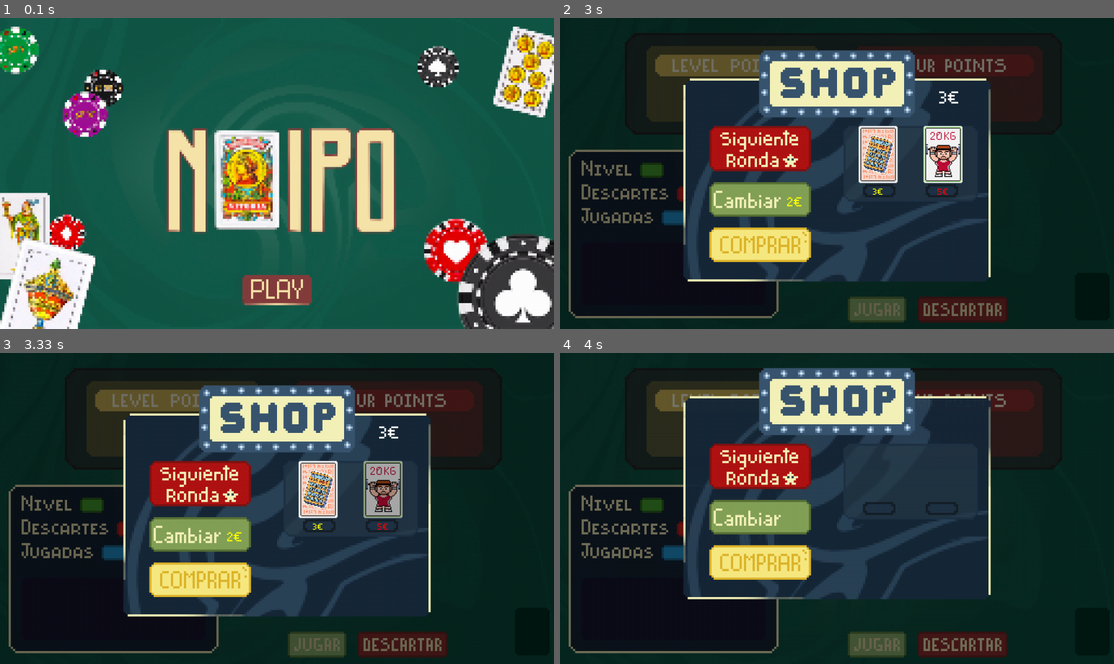
Above: before the commit, frames 1-4 (two rows, left to right).
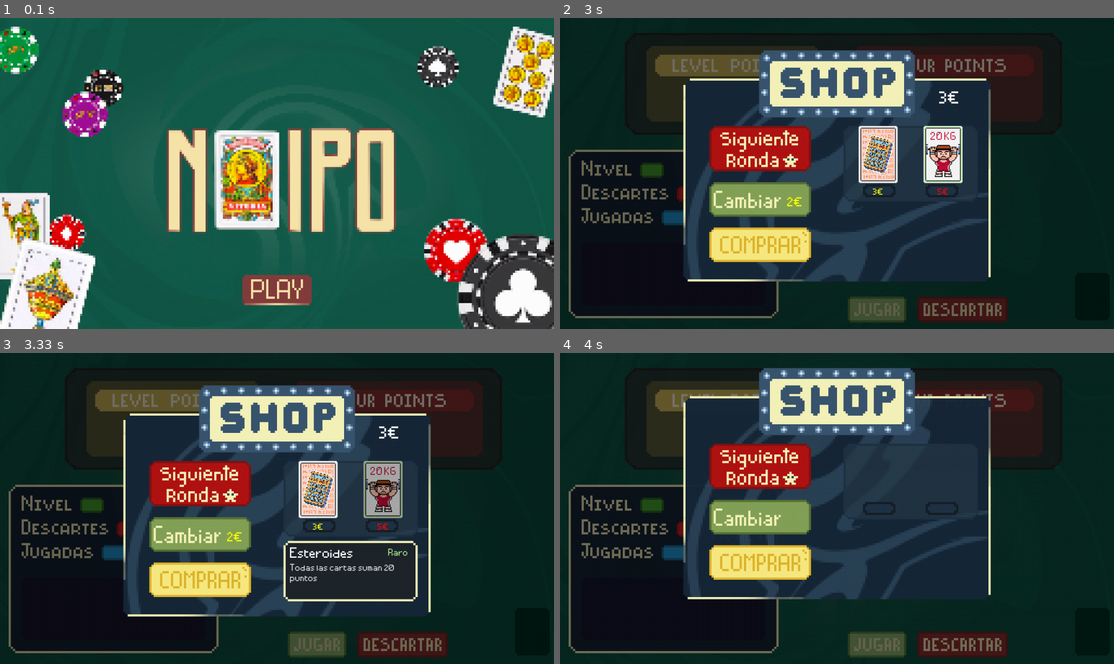
Above: after the commit, the same moments.

Repository: Hsandin7/Practica-TPA
Game: pygame game, started from main.py
Same seed, same stepped clock (60 frames per second), same inputs: the game is played once before the commit and once after it.
Inputs (mouse positions are in pixels of both pictures, inside the frame that each line leads up to):
- Up to frame 1 (0.1 s): no input
- Up to frame 2 (3 s): press the mouse at (837, 288) at 0.37 s; move the mouse to (748, 207) at 0.47 s; release the mouse at (665, 126) at 0.6 s; hold Right 1.17-1.63 s; move the mouse to (1041, 282) at 1.2 s; press the mouse at (975, 263) at 1.7 s; move the mouse to (975, 220) at 1.8 s; release the mouse at (981, 176) at 1.93 s; click (875, 310) at 2.05 s
- Up to frame 3 (3.33 s): press the mouse at (382, 489) at 3.03 s; move the mouse to (426, 530) at 3.13 s; release the mouse at (470, 570) at 3.27 s
- Up to frame 4 (4 s): press the mouse at (759, 533) at 3.37 s; move the mouse to (781, 508) at 3.47 s; release the mouse at (803, 480) at 3.6 s; press the mouse at (759, 483) at 3.7 s; move the mouse to (787, 436) at 3.8 s; release the mouse at (809, 390) at 3.93 s

Frames 1-2 are identical in both runs. In frame 3, 2.0% of the frame differs, in the area x 51-76%, y 60-80%; in frame 4, nothing differs.

Commit message:
Mostrar descripción de los comodines en la tienda

Diff:
--- a/src/_utilidades.py
+++ b/src/_utilidades.py
@@ -41,6 +41,25 @@
     superficie.set_alpha(opacidad)
     screen.blit(superficie, (posx, posy))
 
+def mostrar_texto_multilinea(screen, texto: str, posx: int, posy: int, tamano=20, color=(255,255,255), ancho_max=300):
+    fuente = cargar_fuente(tamano)
+    palabras = texto.split(' ')
+    lineas = []
+    linea_actual = ""
+
+    for palabra in palabras:
+        prueba = linea_actual + palabra + " "
+        if fuente.size(prueba)[0] > ancho_max:
+            lineas.append(linea_actual)
+            linea_actual = palabra + " "
+        else:
+            linea_actual = prueba
+    lineas.append(linea_actual)
+
+    for i, linea in enumerate(lineas):
+        texto_renderizado = fuente.render(linea.strip(), True, color)
+        screen.blit(texto_renderizado, (posx, posy + i * (tamano + 4)))
+
 
 
 # Cache de los diferentes sonidos del juego
--- a/src/comodines.py
+++ b/src/comodines.py
@@ -86,11 +86,23 @@
 
 # Ahora mismo esta igual que la clase carta
 class Comodin(Boton):
+    _descripciones = {
+        "gloton":       "Por cada carta jugada se suman 50 puntos y 10 de multi",
+        "stonks":       "Gana el doble de dinero cada ronda",
+        "matematico":   "Duplica el valor del multiplicador",
+        "calculadora":  "La carta mas alta jugada suma su valor como multiplicador en vez de puntos",
+        "loco":         "Suma un multiplicador aleatorio   1/5/10/20/50",
+        "doblete":      "Las cartas jugadas suman el doble",
+        "esteroides":   "Todas las cartas suman 20 puntos",
+        "programador":  "Por cada as que tengas en la mano, aumenta el multiplicador en +1",
+        "clon":         "Copia la accion del comodín que este colocado mas a la derecha"
+    }
+
     def __init__(self, nombre):
         super().__init__(f"Graficos/Comodines/{nombre}.png", 0,0)
         self.nombre = nombre
-        self.descripcion = str()
-        self.rareza = int() # "Comun", "Raro", "Epico"
+        self.descripcion = Comodin._descripciones[nombre]
+        self.rareza = str() # "Comun", "Raro", "Epico"
         self.precio = int() # Precio de la carta
         self.seleccionada = False
 
@@ -120,19 +132,19 @@
     def _registrar_propiedades(self):
         # Asignar rareza
         if self.nombre in ["matematico", "stonks", "calculadora"]:
-            self.rareza = "Comun"
+            self.rareza = "comun"
         elif self.nombre in ["loco", "doblete", "esteroides"]:
-            self.rareza = "Raro"
+            self.rareza = "raro"
         elif self.nombre in ["gloton", "programador", "clon"]:
-            self.rareza = "Epico"
+            self.rareza = "epico"
 
         # Asignar precio basado en rareza
         match self.rareza:
-            case "Comun":
+            case "comun":
                 self.precio=3
-            case "Raro":
+            case "raro":
                 self.precio=5
-            case "Epico":
+            case "epico":
                 self.precio=8
             case _:
                 self.precio=1 # Precio por defecto si hay error
--- a/src/tienda.py
+++ b/src/tienda.py
@@ -2,7 +2,7 @@
 import pygame
 from src.jugador import Jugador
 from src.comodines import Comodin
-from src._utilidades import mostrar_texto, mostrar_texto_centrado
+from src._utilidades import mostrar_texto, mostrar_texto_centrado, mostrar_texto_multilinea
 
 class Tienda:
     def __init__(self, jugador: Jugador):
@@ -15,12 +15,9 @@
         self.tienda_comodines = [None, None]
         self.comodin_seleccionado = None
         self.poblar()
+        self.imagen_descripcion = pygame.image.load("Graficos/descripcion_comodines_tienda.png")
 
     def poblar(self):
-        pos_slot_1 = (690, 250)
-        pos_slot_2 = (840, 250)
-        posiciones = [pos_slot_1, pos_slot_2]
-
         n = min(2, len(self.comodines_disponibles))
         nombres = random.sample(self.comodines_disponibles, n)  # Elige dos o menos comodines en funcion de los que haya disponibles
 
@@ -29,25 +26,39 @@
 
         for i in range(2):
             self.tienda_comodines[i] = Comodin(nombres[i])
-            self.tienda_comodines[i].asignar_posicion(*posiciones[i])
 
         # Deseleccionar cualquier comodín anterior
         self.comodin_seleccionado = None
-        print(self.comodines_disponibles)
 
     def mostrar(self, screen):
         mostrar_texto_centrado(screen, f"{self.jugador.dinero}$", 900, 150, 40)     # Mostrar dinero actual del jugador
 
         color_coste = (255, 255, 0) if self.jugador.dinero >= self.coste_cambiar else (255, 0, 0)   # Amarillo si se puede pagar Rojo si no
         mostrar_texto(screen, f"{self.coste_cambiar}$", 525, 400 , 30, color_coste)
-
+        x = 690
+        y = 250
         for comodin in self.tienda_comodines:
             if comodin:
+                comodin.asignar_posicion(x, y)
                 comodin.dibujar(screen)
                 color_precio = (255, 255, 0) if self.jugador.dinero >= comodin.precio else (255, 0, 0)      # Amarillo si se puede pagar Rojo si no
                 mostrar_texto_centrado(screen, f"{comodin.precio}$", comodin.rect.midbottom[0], comodin.rect.bottom + 3, 20, color_precio)
                 if comodin.seleccionada:
                     screen.blit(comodin.imagen_hover, (comodin.x, comodin.y))
+
+                    # Mostrar descripcion
+                    screen.blit(self.imagen_descripcion, (0,0))
+                    gris = (220,220,220)
+                    mostrar_texto(screen, f"{self.comodin_seleccionado.nombre.capitalize()}", 670, 438, 30)
+                    color_rareza = {
+                        "comun":    (245,245,245),
+                        "raro":     (170,235,145),
+                        "epico":    (170,50,255)
+                    }
+                    mostrar_texto_centrado(screen, f"{self.comodin_seleccionado.rareza.capitalize()}", 920, 445, 20, color_rareza[self.comodin_seleccionado.rareza])
+                    mostrar_texto_multilinea(screen, f"{self.comodin_seleccionado.descripcion}", 670, 480, 20, gris, 290)
+            x += 150
+
 
     def actualizar(self, eventos):
         # Selección de comodines
